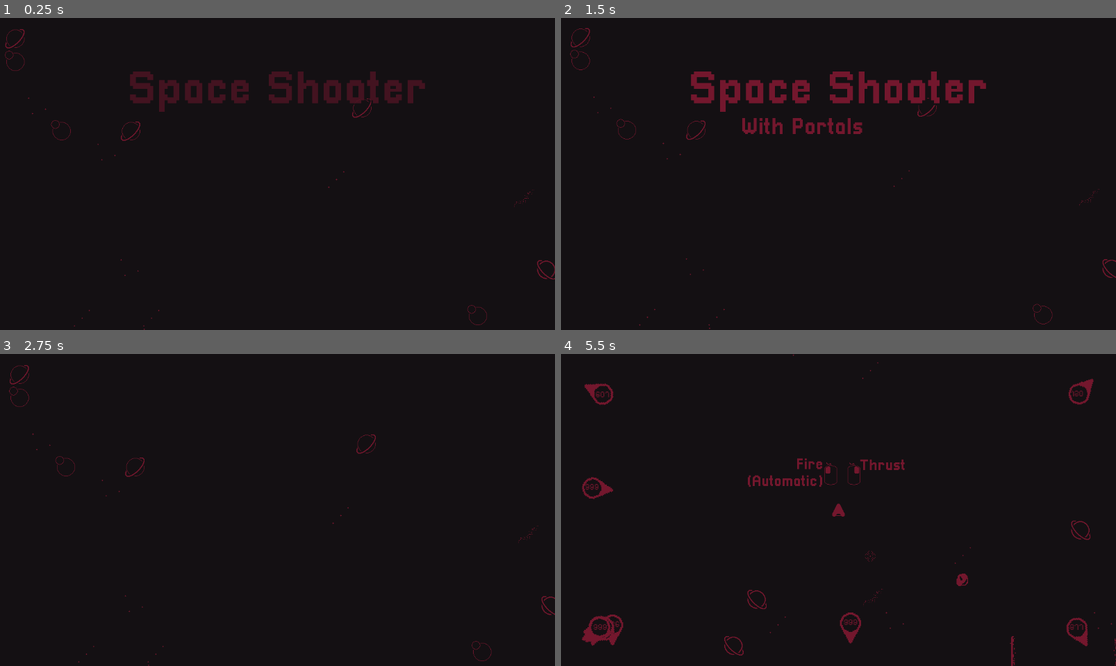
Above: before the commit, frames 1-4 (two rows, left to right).
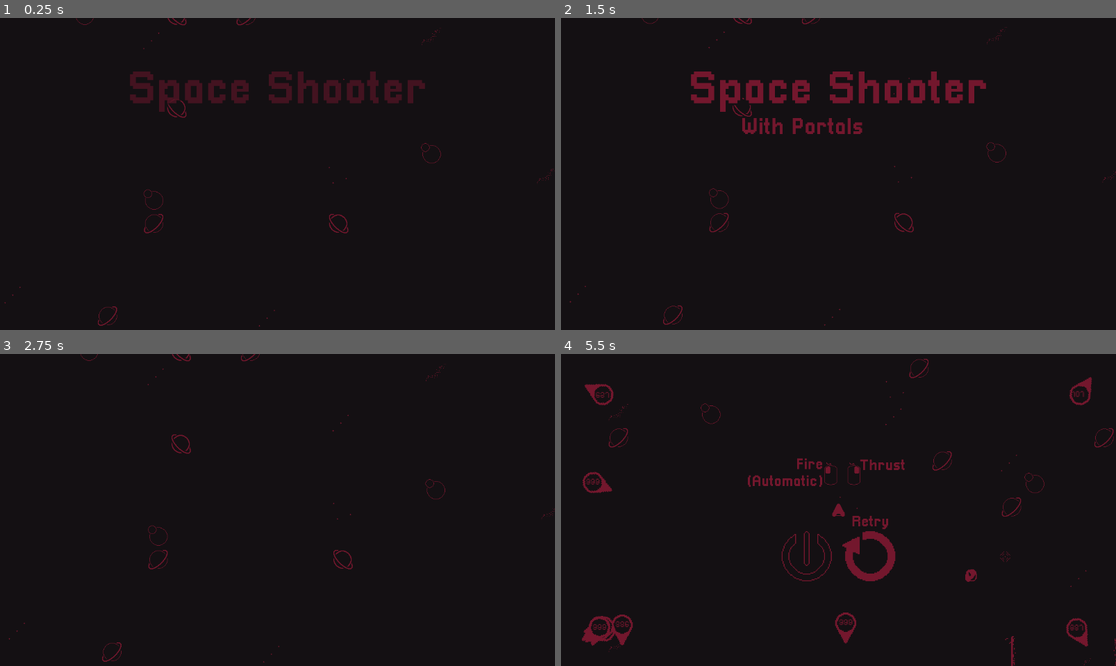
Above: after the commit, the same moments.

Repository: Ali-Wahbi/SpaceShooterWithPortals
Game: Godot game, scene res://MainMenu/main_menu.tscn
The game is run twice, just before and just after one commit, with the same random seed, the same clock (stepped at 60 frames per second) and the same inputs. The engine's default icon, where the game draws it, is replaced by a stand-in: a white triangle on a blue panel in a dark square.
Inputs (mouse positions are in pixels of both pictures, inside the frame that each line leads up to):
- Up to frame 1 (0.25 s): no input
- Up to frame 2 (1.5 s): move the mouse to (960, 158) at 0.52 s; press the mouse at (960, 158) at 0.53 s; move the mouse to (727, 189) at 1.27 s; release the mouse at (727, 189) at 1.28 s; right-click (727, 189) at 1.35 s
- Up to frame 3 (2.75 s): click "Play" at 2 s
- Up to frame 4 (5.5 s): move the mouse to (894, 441) at 2.77 s; press the mouse at (894, 441) at 2.78 s; tap Enter at 3.5 s; move the mouse to (810, 572) at 3.52 s; release the mouse at (810, 572) at 3.53 s; right-click (810, 572) at 3.6 s; move the mouse to (1005, 556) at 4.27 s; press the mouse at (1005, 556) at 4.28 s; tap Escape (Pause, bound only after the commit) at 4.9 s; release the mouse at (1005, 556) at 5 s; click (871, 556) at 5 s, where only the run after the commit has a clickable "Retry"

The runs differ from the first frame. In frame 1, 0.6% of the frame differs, in the area x 0-100%, y 0-100%; in frame 2, 0.6%; in frame 3, 0.6%; in frame 4, 2.5%, in the area x 3-100%, y 0-100%.

Commit message:
finish screen ui / puase screen

Diff:
--- /dev/null
+++ b/MainMenu/finish_game_ui.gd
@@ -0,0 +1,59 @@
+extends Control
+
+@onready var hoverSFX: AudioStreamPlayer = $buttonHover
+@onready var pressSFX: AudioStreamPlayer = $buttonPressed
+
+
+@onready var quitButton: Button = $MarginContainer/CenterContainer/HBoxContainer/quit
+@onready var quitLabel: Label = $MarginContainer/CenterContainer/HBoxContainer/quit/quitLabel
+@onready var retryButton: Button = $MarginContainer/CenterContainer/HBoxContainer/retry
+@onready var retryLabel: Label = $MarginContainer/CenterContainer/HBoxContainer/retry/retryLabel
+var isChanging: bool = false
+# Called when the node enters the scene tree for the first time.
+func _ready() -> void:
+	pass # Replace with function body.
+func _process(_delta: float) -> void:
+	if Input.is_action_just_released("Pause") and not isChanging:
+		if visible:
+			get_tree().paused = false
+			visible = false
+			Input.mouse_mode = Input.MOUSE_MODE_HIDDEN
+		else:
+			get_tree().paused = true
+			visible = true
+			Input.mouse_mode = Input.MOUSE_MODE_VISIBLE
+
+func _on_restart_pressed() -> void:
+	if isChanging:
+		return
+	pressSFX.play()
+	isChanging = true
+	await get_tree().create_timer(2).timeout
+	get_tree().paused = false
+	get_tree().reload_current_scene()
+
+
+func _on_restart_mouse_entered() -> void:
+	hoverSFX.play()
+	retryLabel.visible = true
+
+
+func _on_restart_mouse_exited() -> void:
+	retryLabel.visible = false
+
+
+func _on_quit_pressed() -> void:
+	if isChanging:
+		return
+	pressSFX.play()
+	isChanging = true
+	await get_tree().create_timer(2).timeout
+	get_tree().paused = false
+	get_tree().change_scene_to_file("res://MainMenu/main_menu.tscn")
+
+func _on_quit_mouse_entered() -> void:
+	hoverSFX.play()
+	quitLabel.visible = true
+
+func _on_quit_mouse_exited() -> void:
+	quitLabel.visible = false
--- a/MainMenu/finish_game_ui.tscn
+++ b/MainMenu/finish_game_ui.tscn
@@ -1,10 +1,13 @@
 [gd_scene format=3 uid="uid://cm5bx1nlk34kk"]
 
+[ext_resource type="Script" uid="uid://3sktrhwlpd53" path="res://MainMenu/finish_game_ui.gd" id="1_ct3sn"]
 [ext_resource type="FontFile" uid="uid://bvddonqxaf1s1" path="res://fonts/Pixellari.ttf" id="1_mg2dw"]
 [ext_resource type="Texture2D" uid="uid://nmg81u0sdprk" path="res://MainMenu/icon-4.png" id="2_5da4e"]
 [ext_resource type="Texture2D" uid="uid://cxrtdwb37y7ai" path="res://MainMenu/icon-3.png" id="3_kdf0l"]
 [ext_resource type="Texture2D" uid="uid://ykdg0tobo2cx" path="res://MainMenu/icon-2.png" id="4_ct3sn"]
 [ext_resource type="Texture2D" uid="uid://dbkee6qr35smf" path="res://MainMenu/icon-1.png" id="5_psvt6"]
+[ext_resource type="AudioStream" uid="uid://v6elsynhxuse" path="res://SFX/ButtonHover.wav" id="6_kdf0l"]
+[ext_resource type="AudioStream" uid="uid://le7exttb6oki" path="res://SFX/ButtonConfirm2.wav" id="7_ct3sn"]
 
 [sub_resource type="StyleBoxTexture" id="StyleBoxTexture_omcy0"]
 content_margin_left = 64.0
@@ -55,6 +58,7 @@
 anchor_bottom = 1.0
 grow_horizontal = 2
 grow_vertical = 2
+script = ExtResource("1_ct3sn")
 
 [node name="MarginContainer" type="MarginContainer" parent="." unique_id=1513098735]
 layout_mode = 1
@@ -85,6 +89,7 @@
 theme_override_styles/hover = SubResource("StyleBoxTexture_4mqhy")
 
 [node name="quitLabel" type="Label" parent="MarginContainer/CenterContainer/HBoxContainer/quit" unique_id=822083149]
+visible = false
 layout_mode = 1
 anchors_preset = -1
 anchor_left = 0.1015625
@@ -101,7 +106,7 @@
 horizontal_alignment = 1
 metadata/_edit_use_anchors_ = true
 
-[node name="restart" type="Button" parent="MarginContainer/CenterContainer/HBoxContainer" unique_id=111916157]
+[node name="retry" type="Button" parent="MarginContainer/CenterContainer/HBoxContainer" unique_id=111916157]
 layout_mode = 2
 theme_override_colors/font_color = Color(0.4509804, 0.09019608, 0.1764706, 1)
 theme_override_colors/font_pressed_color = Color(0.078431375, 0.0627451, 0.07450981, 1)
@@ -114,7 +119,8 @@
 theme_override_styles/pressed = SubResource("StyleBoxTexture_3ouot")
 theme_override_styles/hover = SubResource("StyleBoxTexture_616xp")
 
-[node name="restartLabel" type="Label" parent="MarginContainer/CenterContainer/HBoxContainer/restart" unique_id=1800970065]
+[node name="retryLabel" type="Label" parent="MarginContainer/CenterContainer/HBoxContainer/retry" unique_id=1800970065]
+visible = false
 layout_mode = 1
 anchors_preset = -1
 anchor_left = 1.1328125
@@ -130,3 +136,18 @@
 text = "Retry"
 horizontal_alignment = 1
 metadata/_edit_use_anchors_ = true
+
+[node name="buttonHover" type="AudioStreamPlayer" parent="." unique_id=2019216381]
+stream = ExtResource("6_kdf0l")
+mix_target = 1
+
+[node name="buttonPressed" type="AudioStreamPlayer" parent="." unique_id=1128295488]
+stream = ExtResource("7_ct3sn")
+mix_target = 1
+
+[connection signal="mouse_entered" from="MarginContainer/CenterContainer/HBoxContainer/quit" to="." method="_on_quit_mouse_entered"]
+[connection signal="mouse_exited" from="MarginContainer/CenterContainer/HBoxContainer/quit" to="." method="_on_quit_mouse_exited"]
+[connection signal="pressed" from="MarginContainer/CenterContainer/HBoxContainer/quit" to="." method="_on_quit_pressed"]
+[connection signal="mouse_entered" from="MarginContainer/CenterContainer/HBoxContainer/retry" to="." method="_on_restart_mouse_entered"]
+[connection signal="mouse_exited" from="MarginContainer/CenterContainer/HBoxContainer/retry" to="." method="_on_restart_mouse_exited"]
+[connection signal="pressed" from="MarginContainer/CenterContainer/HBoxContainer/retry" to="." method="_on_restart_pressed"]
--- a/MainMenu/main_menu.tscn
+++ b/MainMenu/main_menu.tscn
@@ -121,6 +121,30 @@
 "transitions": PackedFloat32Array(1),
 "update": 0,
 "values": [Color(1, 1, 1, 0)]
+}
+tracks/7/type = "value"
+tracks/7/imported = false
+tracks/7/enabled = true
+tracks/7/path = NodePath("CanvasLayer/Control/CenterContainer/MarginContainer/VBoxContainer/quit:disabled")
+tracks/7/interp = 1
+tracks/7/loop_wrap = true
+tracks/7/keys = {
+"times": PackedFloat32Array(0),
+"transitions": PackedFloat32Array(1),
+"update": 1,
+"values": [true]
+}
+tracks/8/type = "value"
+tracks/8/imported = false
+tracks/8/enabled = true
+tracks/8/path = NodePath("CanvasLayer/Control/CenterContainer/MarginContainer/VBoxContainer/play:disabled")
+tracks/8/interp = 1
+tracks/8/loop_wrap = true
+tracks/8/keys = {
+"times": PackedFloat32Array(0),
+"transitions": PackedFloat32Array(1),
+"update": 1,
+"values": [false]
 }
 
 [sub_resource type="Animation" id="Animation_8n28k"]
@@ -226,6 +250,30 @@
 "update": 0,
 "values": [Color(1, 1, 1, 0), Color(1, 1, 1, 0), Color(1, 1, 1, 1)]
 }
+tracks/4/type = "value"
+tracks/4/imported = false
+tracks/4/enabled = true
+tracks/4/path = NodePath("CanvasLayer/Control/CenterContainer/MarginContainer/VBoxContainer/quit:disabled")
+tracks/4/interp = 1
+tracks/4/loop_wrap = true
+tracks/4/keys = {
+"times": PackedFloat32Array(0, 2),
+"transitions": PackedFloat32Array(1, 1),
+"update": 1,
+"values": [true, false]
+}
+tracks/5/type = "value"
+tracks/5/imported = false
+tracks/5/enabled = true
+tracks/5/path = NodePath("CanvasLayer/Control/CenterContainer/MarginContainer/VBoxContainer/play:disabled")
+tracks/5/interp = 1
+tracks/5/loop_wrap = true
+tracks/5/keys = {
+"times": PackedFloat32Array(0, 2),
+"transitions": PackedFloat32Array(1, 1),
+"update": 1,
+"values": [true, false]
+}
 
 [sub_resource type="AnimationLibrary" id="AnimationLibrary_iej5p"]
 _data = {
@@ -243,8 +291,8 @@
 material = SubResource("ShaderMaterial_5de1l")
 position = Vector2(583, 354)
 tile_map_data = PackedByteArray("AAD9//7/AAABAAAAAAD8//3/AAAAAAEAAAD8//7/AAAAAAAAAAD8////AAAAAAEAAAD9////AAABAAEAAAD8/w …(384 unchanged characters)…
-rectSizeX = 20
-rectSizeY = 10
+rectSizeX = 100
+rectSizeY = 75
 chanceOfEmpty = 90
 
 [node name="CanvasLayer" type="CanvasLayer" parent="." unique_id=565438071]
@@ -333,6 +381,7 @@
 theme_override_colors/font_color = Color(0.4509804, 0.09019608, 0.1764706, 1)
 theme_override_colors/font_pressed_color = Color(0.078431375, 0.0627451, 0.07450981, 1)
 theme_override_colors/font_hover_color = Color(0.078431375, 0.0627451, 0.07450981, 1)
+theme_override_colors/font_disabled_color = Color(0.4509804, 0.09019608, 0.1764706, 1)
 theme_override_colors/font_outline_color = Color(0.078431375, 0.0627451, 0.07450981, 1)
 theme_override_constants/outline_size = 4
 theme_override_fonts/font = ExtResource("3_5de1l")
@@ -340,6 +389,7 @@
 theme_override_styles/normal = SubResource("StyleBoxTexture_po2gx")
 theme_override_styles/pressed = SubResource("StyleBoxTexture_kbpwf")
 theme_override_styles/hover = SubResource("StyleBoxTexture_jdgnk")
+theme_override_styles/disabled = SubResource("StyleBoxTexture_po2gx")
 text = "Play"
 
 [node name="quit" type="Button" parent="CanvasLayer/Control/CenterContainer/MarginContainer/VBoxContainer" unique_id=1066525269]
@@ -347,6 +397,7 @@
 theme_override_colors/font_color = Color(0.4509804, 0.09019608, 0.1764706, 1)
 theme_override_colors/font_pressed_color = Color(0.078431375, 0.0627451, 0.07450981, 1)
 theme_override_colors/font_hover_color = Color(0.078431375, 0.0627451, 0.07450981, 1)
+theme_override_colors/font_disabled_color = Color(0.4509804, 0.09019608, 0.1764706, 1)
 theme_override_colors/font_outline_color = Color(0.078431375, 0.0627451, 0.07450981, 1)
 theme_override_constants/outline_size = 4
 theme_override_fonts/font = ExtResource("3_5de1l")
@@ -354,6 +405,8 @@
 theme_override_styles/normal = SubResource("StyleBoxTexture_po2gx")
 theme_override_styles/pressed = SubResource("StyleBoxTexture_kbpwf")
 theme_override_styles/hover = SubResource("StyleBoxTexture_jdgnk")
+theme_override_styles/disabled = SubResource("StyleBoxTexture_po2gx")
+disabled = true
 text = "Quit"
 
 [node name="music" type="AudioStreamPlayer" parent="." unique_id=1331217744]
--- a/MainMenu/main_menu_control.gd
+++ b/MainMenu/main_menu_control.gd
@@ -6,7 +6,7 @@
 
 # Called when the node enters the scene tree for the first time.
 func _ready() -> void:
-	pass # Replace with function body.
+	Input.mouse_mode = Input.MOUSE_MODE_VISIBLE
 
 # Called every frame. 'delta' is the elapsed time since the previous frame.
 func _process(_delta: float) -> void:
@@ -14,7 +14,8 @@
 
 #region buttons
 func _on_play_mouse_entered() -> void:
-	hoverSFX.play()
+	if not animPlayer.is_playing():
+		hoverSFX.play()
 
 func _on_play_pressed() -> void:
 	pressSFX.play()
@@ -25,7 +26,8 @@
 	get_tree().change_scene_to_file("res://mainGameArea.tscn")
 
 func _on_quit_mouse_entered() -> void:
-	hoverSFX.play()
+	if not animPlayer.is_playing():
+		hoverSFX.play()
 
 func _on_quit_pressed() -> void:
 	pressSFX.play()
@@ -49,7 +51,7 @@
 		yOffset = value
 		setSpaceYOffset()
 
-var prevMousePos: Vector2 = -Vector2(1000,1000)
+var prevMousePos: Vector2 = - Vector2(1000, 1000)
 func spaceMouseOffset():
 	var mousePos = get_global_mouse_position() / get_viewport_rect().size - Vector2.ONE / 2.0
 	if prevMousePos == mousePos:
--- /dev/null
+++ b/Rocks/exit_pointer.gd
@@ -0,0 +1,59 @@
+extends Node2D
+@export var onScreenOffset: Vector2 = Vector2(0.5, -5)
+@export var ScreenMargin: float = 4
+@export var SmoothingSpeed: float = 8
+
+var cameraNode: Camera2D
+var target: Node2D
+var child: Label
+
+var maxDistance = 999
+var minDistance = 0
+
+# Called when the node enters the scene tree for the first time.
+func _ready() -> void:
+	target = get_parent()
+	child = get_child(0)
+	cameraNode = get_viewport().get_camera_2d()
+
+# Called every frame. 'delta' is the elapsed time since the previous frame.
+func _process(delta: float) -> void:
+	if not cameraNode:
+		cameraNode = get_viewport().get_camera_2d()
+		return
+
+	var targetGlobalPos: Vector2 = target.global_position
+	var viewPortDimensions: Vector2 = get_viewport().get_visible_rect().size
+	var screenCoordintaes: Vector2 = (targetGlobalPos - cameraNode.global_position) * cameraNode.zoom + viewPortDimensions * 0.5
+	var screenInsetRect: Rect2 = Rect2(Vector2.ZERO, viewPortDimensions).grow(-ScreenMargin)
+
+	var targetdisplayPos: Vector2
+	var targetdisRotation: float
+
+	var dist = int(global_position.distance_to(targetGlobalPos))
+
+	if screenInsetRect.has_point(screenCoordintaes):
+#		target inside screen
+		visible = false
+		targetdisplayPos = targetGlobalPos + onScreenOffset
+		targetdisRotation = 0.0
+	else:
+#		target outside screen
+		visible = true
+		var clampedX = clamp(screenCoordintaes.x, ScreenMargin, viewPortDimensions.x - ScreenMargin)
+		var clampedy = clamp(screenCoordintaes.y, ScreenMargin, viewPortDimensions.y - ScreenMargin)
+		var clampPos: Vector2 = Vector2(clampedX, clampedy)
+
+		targetdisplayPos = cameraNode.global_position + (clampPos - viewPortDimensions * 0.5) / cameraNode.zoom
+		var vectorToTarget: Vector2 = targetGlobalPos - targetdisplayPos
+		targetdisRotation = vectorToTarget.angle() - PI * 0.5
+
+	global_position = lerp(global_position, targetdisplayPos, delta * SmoothingSpeed)
+	rotation = lerp(rotation, targetdisRotation, delta * SmoothingSpeed)
+	calculateChild(dist)
+
+
+func calculateChild(dist):
+	child.rotation = - rotation
+	dist = clamp(dist, minDistance, maxDistance)
+	child.text = str(dist)
--- a/mainGameArea.tscn
+++ b/mainGameArea.tscn
@@ -46,6 +46,7 @@
 [node name="FuelBarUI" parent="CanvasLayer" unique_id=1833986140 instance=ExtResource("7_rkfmr")]
 
 [node name="FinishGameUI" parent="CanvasLayer" unique_id=1017364825 instance=ExtResource("8_4vbbm")]
+process_mode = 3
 visible = false
 
 [node name="Instructions" type="Node2D" parent="." unique_id=1668945964]
--- a/project.godot
+++ b/project.godot
@@ -21,6 +21,10 @@
 GlobalSignals="*uid://d0qhf64xdkt3p"
 CameraEffects="*uid://b1yciftr3w6v4"
 
+[display]
+
+mouse_cursor/custom_image="uid://da7njtvv5q3nt"
+
 [editor_plugins]
 
 enabled=PackedStringArray()
@@ -42,6 +46,12 @@
 "events": [Object(InputEventMouseButton,"resource_local_to_scene":false,"resource_name":"","device":-1,"window_id":0,"a …(253 unchanged characters)…
 ]
 }
+Pause={
+"deadzone": 0.2,
+"events": [Object(InputEventKey,"resource_local_to_scene":false,"resource_name":"","device":-1,"window_id":0,"alt_pressed":false,"shift_pressed":false,"ctrl_pressed":false,"meta_pressed":false,"pressed":false,"keycode":0,"physical_keycode":4194305,"key_label":0,"unicode":0,"location":0,"echo":false,"script":null)
+, Object(InputEventKey,"resource_local_to_scene":false,"resource_name":"","device":-1,"window_id":0,"alt_pressed":false,"shift_pressed":false,"ctrl_pressed":false,"meta_pressed":false,"pressed":false,"keycode":0,"physical_keycode":80,"key_label":0,"unicode":112,"location":0,"echo":false,"script":null)
+]
+}
 
 [layer_names]
 
--- a/test_area.tscn
+++ b/test_area.tscn
@@ -8,55 +8,10 @@
 [ext_resource type="PackedScene" uid="uid://dwqmxq1qlhmxy" path="res://fuelUI/fuel_bar_ui.tscn" id="4_od0h0"]
 [ext_resource type="Texture2D" uid="uid://beeg2srh1lm2t" path="res://Extra/mouse Instructions.png" id="6_xdpsd"]
 [ext_resource type="FontFile" uid="uid://bvddonqxaf1s1" path="res://fonts/Pixellari.ttf" id="7_6ii2q"]
+[ext_resource type="PackedScene" uid="uid://cm5bx1nlk34kk" path="res://MainMenu/finish_game_ui.tscn" id="8_1ro0w"]
 [ext_resource type="PackedScene" uid="uid://dkccmpiowbl7" path="res://portal/v2/portals_v_2.tscn" id="8_4mqhy"]
-[ext_resource type="Texture2D" uid="uid://nmg81u0sdprk" path="res://MainMenu/icon-4.png" id="9_4mqhy"]
 [ext_resource type="PackedScene" uid="uid://dc43ns2wwk6t" path="res://Rocks/rock.tscn" id="9_7aw3l"]
-[ext_resource type="Texture2D" uid="uid://cxrtdwb37y7ai" path="res://MainMenu/icon-3.png" id="10_rgdj5"]
 [ext_resource type="PackedScene" uid="uid://b51ysdcx4ovpk" path="res://Player/bullet.tscn" id="10_ry2yl"]
-[ext_resource type="Texture2D" uid="uid://ykdg0tobo2cx" path="res://MainMenu/icon-2.png" id="11_4mqhy"]
-[ext_resource type="Texture2D" uid="uid://dbkee6qr35smf" path="res://MainMenu/icon-1.png" id="12_rgdj5"]
-
-[sub_resource type="StyleBoxTexture" id="StyleBoxTexture_omcy0"]
-content_margin_left = 64.0
-content_margin_top = 64.0
-content_margin_right = 64.0
-content_margin_bottom = 64.0
-texture = ExtResource("9_4mqhy")
-
-[sub_resource type="StyleBoxTexture" id="StyleBoxTexture_0gmoi"]
-content_margin_left = 64.0
-content_margin_top = 64.0
-content_margin_right = 64.0
-content_margin_bottom = 64.0
-texture = ExtResource("10_rgdj5")
-
-[sub_resource type="StyleBoxTexture" id="StyleBoxTexture_4mqhy"]
-content_margin_left = 64.0
-content_margin_top = 64.0
-content_margin_right = 64.0
-content_margin_bottom = 64.0
-texture = ExtResource("10_rgdj5")
-
-[sub_resource type="StyleBoxTexture" id="StyleBoxTexture_sgixy"]
-content_margin_left = 64.0
-content_margin_top = 64.0
-content_margin_right = 64.0
-content_margin_bottom = 64.0
-texture = ExtResource("11_4mqhy")
-
-[sub_resource type="StyleBoxTexture" id="StyleBoxTexture_3ouot"]
-content_margin_left = 64.0
-content_margin_top = 64.0
-content_margin_right = 64.0
-content_margin_bottom = 64.0
-texture = ExtResource("12_rgdj5")
-
-[sub_resource type="StyleBoxTexture" id="StyleBoxTexture_616xp"]
-content_margin_left = 64.0
-content_margin_top = 64.0
-content_margin_right = 64.0
-content_margin_bottom = 64.0
-texture = ExtResource("12_rgdj5")
 
 [node name="TestArea" type="Node2D" unique_id=780645201 node_paths=PackedStringArray("fuelUI", "player", "instructions")]
 script = ExtResource("1_vt2yd")
@@ -112,88 +67,7 @@
 offset_right = -7.0
 offset_bottom = -2.0
 
-[node name="FinishGameUI" type="Control" parent="CanvasLayer" unique_id=1788946149]
-layout_mode = 3
-anchors_preset = 15
-anchor_right = 1.0
-anchor_bottom = 1.0
-grow_horizontal = 2
-grow_vertical = 2
-
-[node name="MarginContainer" type="MarginContainer" parent="CanvasLayer/FinishGameUI" unique_id=1688798593]
-layout_mode = 1
-anchors_preset = 15
-anchor_right = 1.0
-anchor_bottom = 1.0
-grow_horizontal = 2
-grow_vertical = 2
-theme_override_constants/margin_top = 192
-
-[node name="CenterContainer" type="CenterContainer" parent="CanvasLayer/FinishGameUI/MarginContainer" unique_id=1221630296]
-layout_mode = 2
-
-[node name="HBoxContainer" type="HBoxContainer" parent="CanvasLayer/FinishGameUI/MarginContainer/CenterContainer" unique_id=1085351694]
-layout_mode = 2
-
-[node name="quit" type="Button" parent="CanvasLayer/FinishGameUI/MarginContainer/CenterContainer/HBoxContainer" unique_id=1183867491]
-layout_mode = 2
-theme_override_colors/font_color = Color(0.4509804, 0.09019608, 0.1764706, 1)
-theme_override_colors/font_pressed_color = Color(0.078431375, 0.0627451, 0.07450981, 1)
-theme_override_colors/font_hover_color = Color(0.078431375, 0.0627451, 0.07450981, 1)
-theme_override_colors/font_outline_color = Color(0.078431375, 0.0627451, 0.07450981, 1)
-theme_override_constants/outline_size = 4
-theme_override_fonts/font = ExtResource("7_6ii2q")
-theme_override_font_sizes/font_size = 48
-theme_override_styles/normal = SubResource("StyleBoxTexture_omcy0")
-theme_override_styles/pressed = SubResource("StyleBoxTexture_0gmoi")
-theme_override_styles/hover = SubResource("StyleBoxTexture_4mqhy")
-
-[node name="quitLabel" type="Label" parent="CanvasLayer/FinishGameUI/MarginContainer/CenterContainer/HBoxContainer/quit" unique_id=1156566387]
-layout_mode = 1
-anchors_preset = -1
-anchor_left = 0.1015625
-anchor_top = -0.171875
-anchor_right = 0.1015625
-anchor_bottom = -0.171875
-offset_left = 3.0
-offset_right = 99.0
-offset_bottom = 48.0
-theme_override_colors/font_color = Color(0.4509804, 0.09019608, 0.1764706, 1)
-theme_override_fonts/font = ExtResource("7_6ii2q")
-theme_override_font_sizes/font_size = 32
-text = "Quit"
-horizontal_alignment = 1
-metadata/_edit_use_anchors_ = true
-
-[node name="restart" type="Button" parent="CanvasLayer/FinishGameUI/MarginContainer/CenterContainer/HBoxContainer" unique_id=400566862]
-layout_mode = 2
-theme_override_colors/font_color = Color(0.4509804, 0.09019608, 0.1764706, 1)
-theme_override_colors/font_pressed_color = Color(0.078431375, 0.0627451, 0.07450981, 1)
-theme_override_colors/font_hover_color = Color(0.078431375, 0.0627451, 0.07450981, 1)
-theme_override_colors/font_outline_color = Color(0.078431375, 0.0627451, 0.07450981, 1)
-theme_override_constants/outline_size = 4
-theme_override_fonts/font = ExtResource("7_6ii2q")
-theme_override_font_sizes/font_size = 48
-theme_override_styles/normal = SubResource("StyleBoxTexture_sgixy")
-theme_override_styles/pressed = SubResource("StyleBoxTexture_3ouot")
-theme_override_styles/hover = SubResource("StyleBoxTexture_616xp")
-
-[node name="restartLabel" type="Label" parent="CanvasLayer/FinishGameUI/MarginContainer/CenterContainer/HBoxContainer/restart" unique_id=268622341]
-layout_mode = 1
-anchors_preset = -1
-anchor_left = 1.1328125
-anchor_top = -0.171875
-anchor_right = 1.1328125
-anchor_bottom = -0.171875
-offset_left = -129.0
-offset_right = -33.0
-offset_bottom = 48.0
-theme_override_colors/font_color = Color(0.4509804, 0.09019608, 0.1764706, 1)
-theme_override_fonts/font = ExtResource("7_6ii2q")
-theme_override_font_sizes/font_size = 32
-text = "Retry"
-horizontal_alignment = 1
-metadata/_edit_use_anchors_ = true
+[node name="FinishGameUI" parent="CanvasLayer" unique_id=1017364825 instance=ExtResource("8_1ro0w")]
 
 [node name="Instructions" type="Node2D" parent="." unique_id=1668945964]
 position = Vector2(56, -4)
Binary file added: Cursor/MainCursor.png
Not shown, added: Cursor/MainCursor.png.import
Not shown, added: MainMenu/finish_game_ui.gd.uid
Not shown: 1 places in Rocks/RocksPointer.tscn that only renumber resources
Not shown, added: Rocks/exit_pointer.gd.uid
